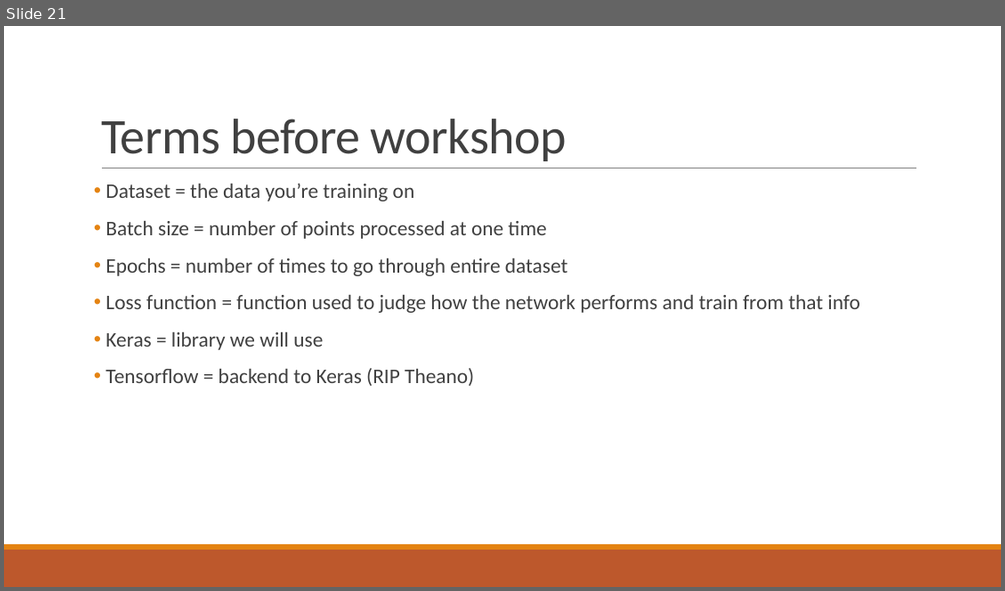
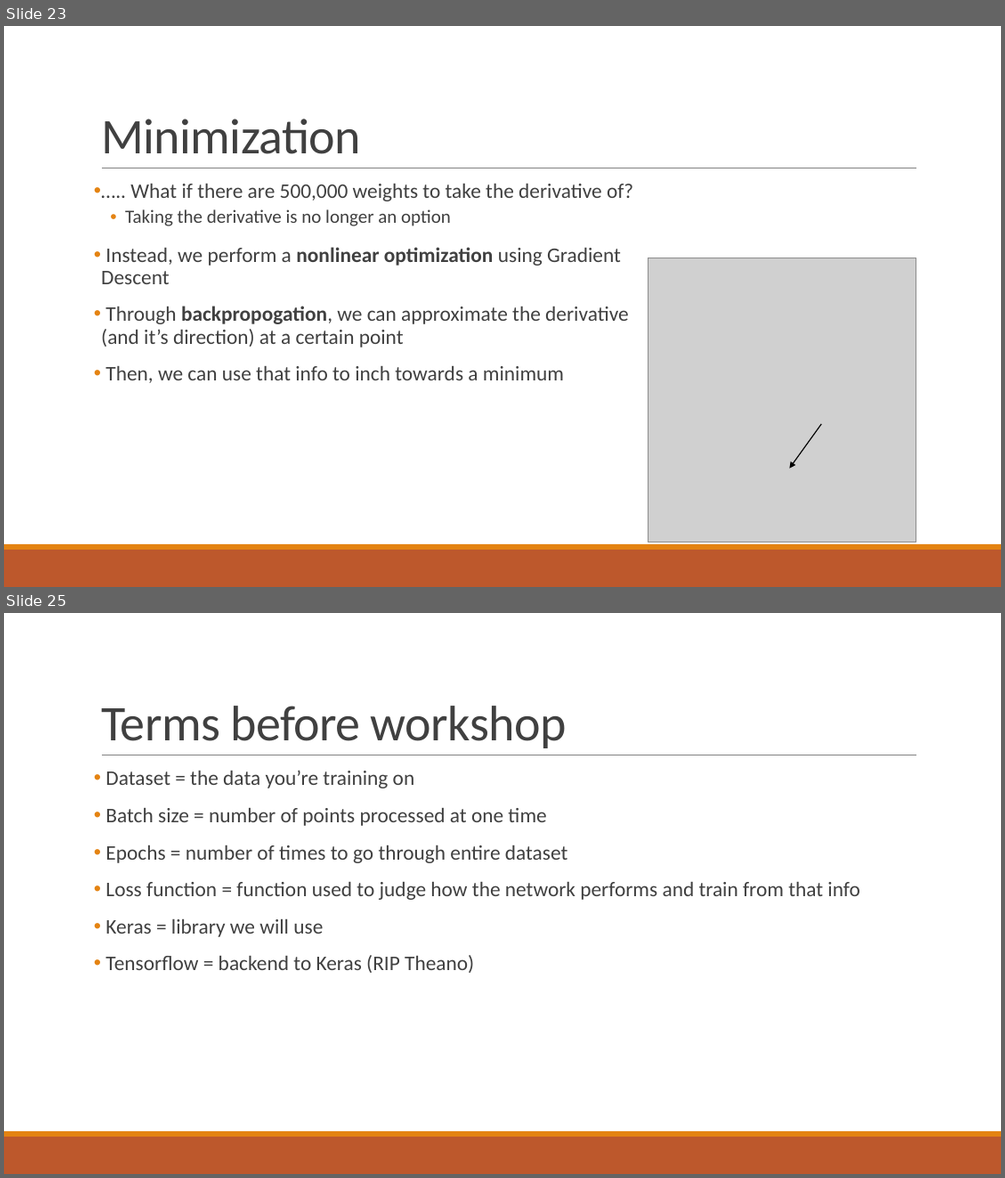
Before and after one commit to santacml/Keras_Talk_IEEE, a slide deck: Talk Files/Yet Another Neural Network Intro (YANNI).pptx. Shown one above the other, each under a label of ours: slide 21 before the commit, slides 23 and 25 after it; the slides between them are not shown. The pictures are 1005x591 and 1005x1178 pixels, drawn with LibreOffice and Linux fonts; fonts in the diff are those of the drawing; grey boxes stand for pictures. Boxes give left, top, right and bottom in pixels: in the first picture for what was removed or moved away, otherwise in the second. Text is boxed around its words. In the diff, an @@ line names an element or a change of style, - is before the commit and + after.

Commit message:
update to include backprop

```diff
--- a/Talk Files/Yet Another Neural Network Intro (YANNI).pptx
+++ b/Talk Files/Yet Another Neural Network Intro (YANNI).pptx
@@ slide 23 added at (4,26,1001,587), background #FFFFFF; not listed: 3 template elements that a slide beside it also shows @@
@@ title added at (101,119,361,154), 48 pt, text #404040 @@
+Minimization
@@ text added at (101,184,633,383), 20 pt, text #404040 @@
+• ….. What if there are 500,000 weights to take the derivative of?
+  • Taking the derivative is no longer an option
+• Instead, we perform a nonlinear optimization using Gradient Descent
+• Through backpropogation, we can approximate the derivative (and it’s direction) at a certain point
+• Then, we can use that info to inch towards a minimum
@@ picture added at (648,257,916,542) @@
@@ arrow added from (821, 424) to (789, 468), #000000 1 pt @@
@@ what was slide 21 is now slide 25 @@
```
Also in this commit, not shown: 15 slides changed, 3 other slides added.
